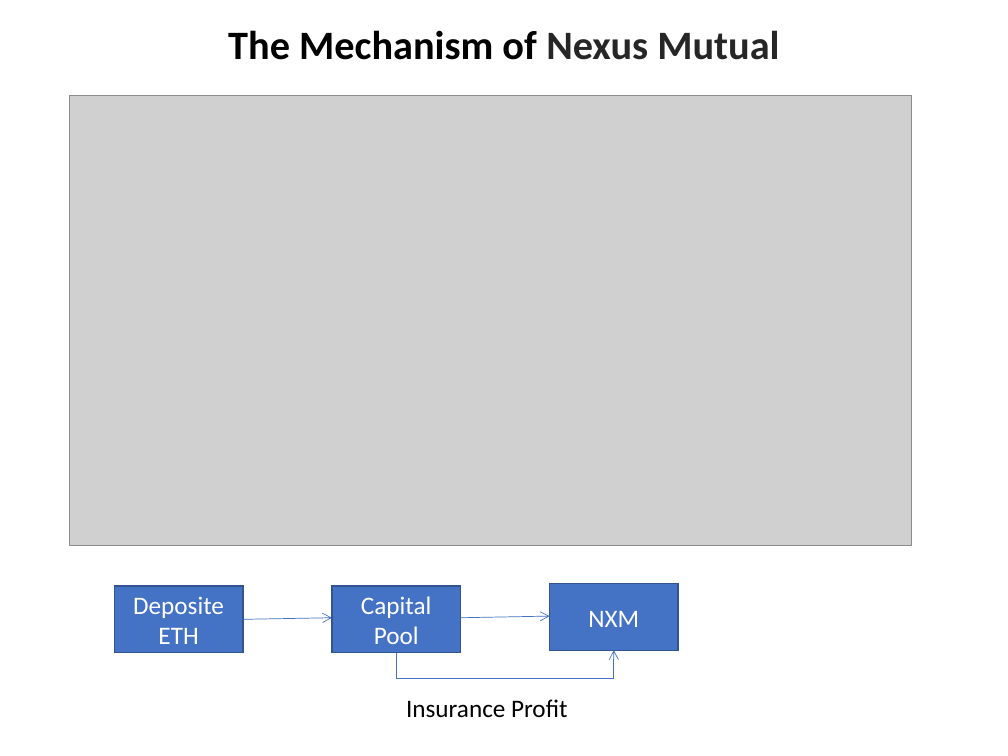
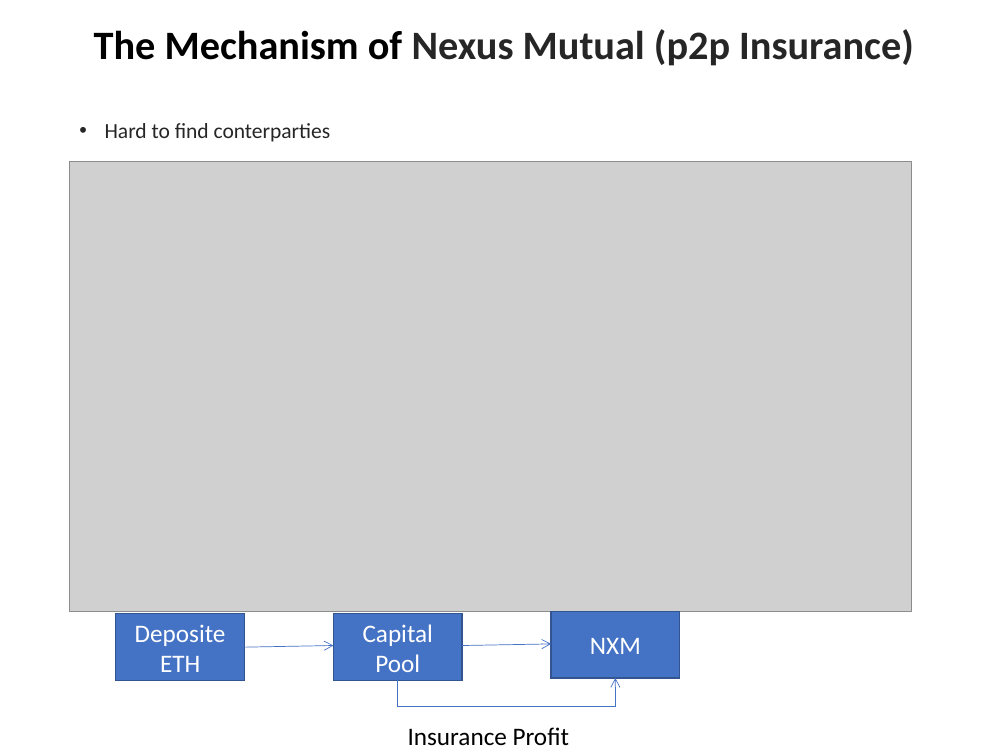
Before and after one commit to chuacw/SGUS-Slides, a slide deck: slide 14 of BCI - Day1 - Intro 1 Blockchain Technology Trends.pptx (slide 8 before the commit). Drawn at 1008x756 pixels with LibreOffice and Linux fonts; fonts in the diff are those of the drawing; grey boxes stand for pictures. Boxes give left, top, right and bottom in pixels: in the first picture for what was removed or moved away, otherwise in the second. Text is boxed around its words. In the diff, an @@ line names an element or a change of style, - is before the commit and + after.

```diff
--- a/BCI - Day1 - Intro 1 Blockchain Technology Trends.pptx
+++ b/BCI - Day1 - Intro 1 Blockchain Technology Trends.pptx
@@ title at box(94, 29, 914, 66): text changed; text colour #000000 to #262626 @@
-The Mechanism of Nexus Mutual
+The Mechanism of Nexus Mutual (p2p Insurance)
@@ text added at box(105, 123, 331, 142), 15.4 pt, text #262626 @@
+• Hard to find conterparties
@@ picture: place and size @@
-picture at box(70, 96, 911, 545)
+picture at box(70, 162, 911, 612)
@@ arrow moved from (243, 619) - (332, 618) to (245, 647) - (334, 645) @@
@@ 3 rectangles, 1 text, 1 elbow arrow, 1 arrow: place and size @@
-3 rectangles, 1 text, 1 elbow arrow, 1 arrow at box(114, 584, 678, 718)
+3 rectangles, 1 text, 1 elbow arrow, 1 arrow at box(116, 612, 680, 746)
```
Also in this commit, not shown: 7 other slides changed, 13 slides added, 3 other files.
